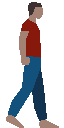
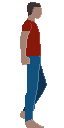
Layer changes from the first w=64, h=128 image to the second:
hid group "Layer Group #6" (3 layers) over box(6, 2, 59, 128)
showed group "Layer Group #3" (3 layers) over box(6, 2, 59, 128)
added layer "Layer #13" in group "Layer Group #3" over box(24, 2, 47, 127)
